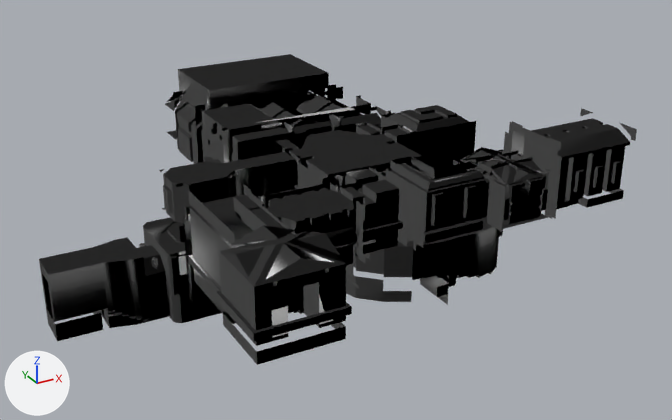
The OBJ model start.obj: old version first, new version second.
Both versions are drawn from a camera (50 mm lens) standing at (-89.4, -182.9, 62.5) and looking at (-19.0, -54.9, -1.6). Arrows for +X, +Y and +Z are at lower left; the lights stay in place. Where no turn or scale is listed for an object, it has been applied to the vertices. Vertices at the same position are counted once.

Names of what the first picture shows: 'start'.
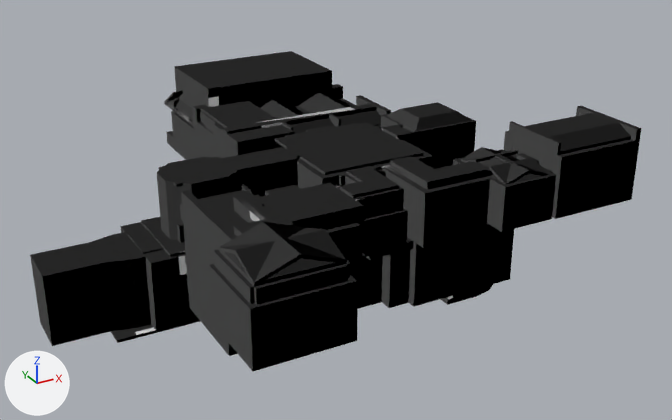
Location of each change, [x1, y1, x2, y2] in pixels of the pictures (672 x 420 px):
'start', reshaped
    before: [39, 54, 637, 365]
    after: [30, 51, 641, 371]
part 1 of me_start, added (black)
    after: [30, 51, 641, 371]

What the commit changed:
me_start is used by ob_start; location (0.0, 0.0, 0.0).
me_start had 8712 vertices, 11789 faces and spanned x -68.0..22.0, y -100.5..-5.5, z -21.0..16.1.
me_start now has 9695 vertices, 14120 faces and spans x -69.0..23.0, y -101.0..-5.5, z -22.0..16.6.
me_start part 1: 983 vertices added at x -69.0..23.0, y -101.0..-5.5, z -22.0..16.6.
